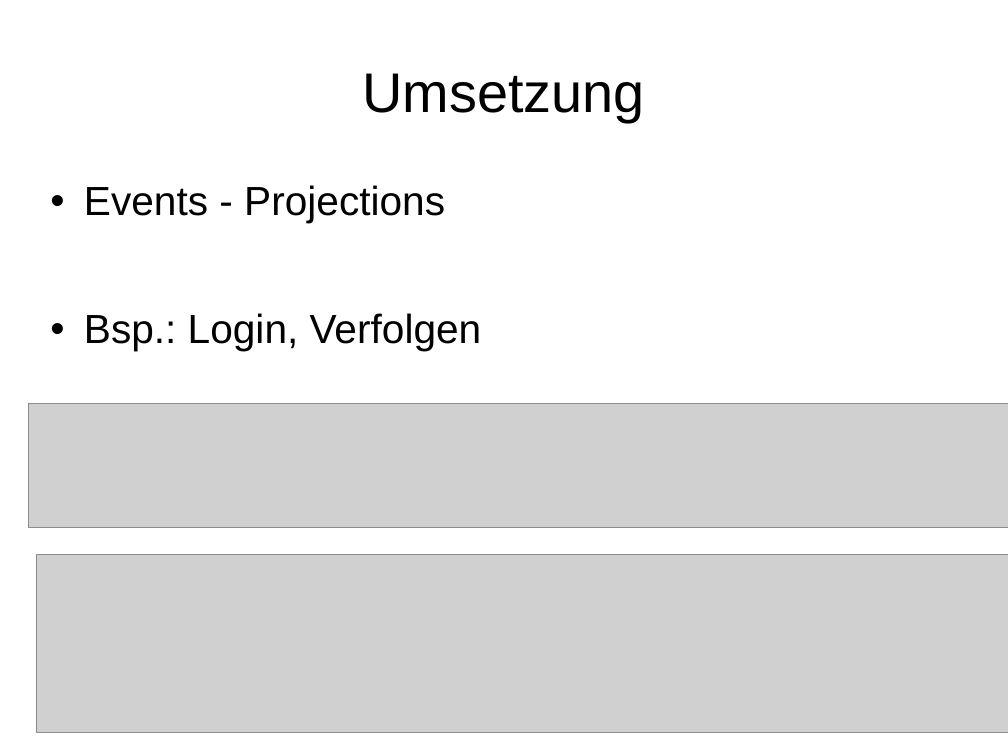
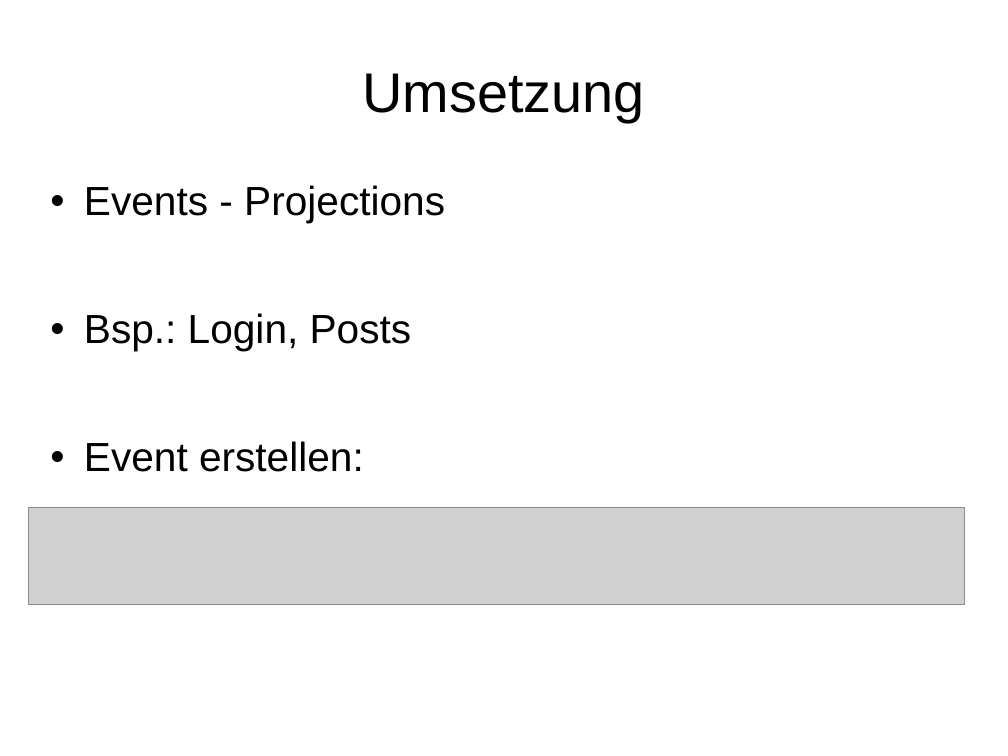
Before and after one commit to davidkleymann/forum_rails_disco, a slide deck: slide 7 of Verteidiung/PresentationII.ppt (slide 8 before the commit). Drawn at 1008x756 pixels with LibreOffice and Linux fonts; fonts in the diff are those of the drawing; grey boxes stand for pictures. Boxes give left, top, right and bottom in pixels: in the first picture for what was removed or moved away, otherwise in the second. Text is boxed around its words. In the diff, an @@ line names an element or a change of style, - is before the commit and + after.

```diff
--- a/Verteidiung/PresentationII.ppt
+++ b/Verteidiung/PresentationII.ppt
@@ text at bbox=[84, 313, 412, 472]: text changed @@
-• Bsp.: Login, Verfolgen
+• Bsp.: Login, Posts
+• Event erstellen:
@@ picture removed at bbox=[28, 403, 1008, 527] @@
@@ picture: place and size @@
-picture at bbox=[36, 554, 1008, 733]
+picture at bbox=[28, 508, 965, 605]
```
Also in this commit, not shown: 2 other slides changed, 1 slide added, 1 slide removed, 2 other files.
